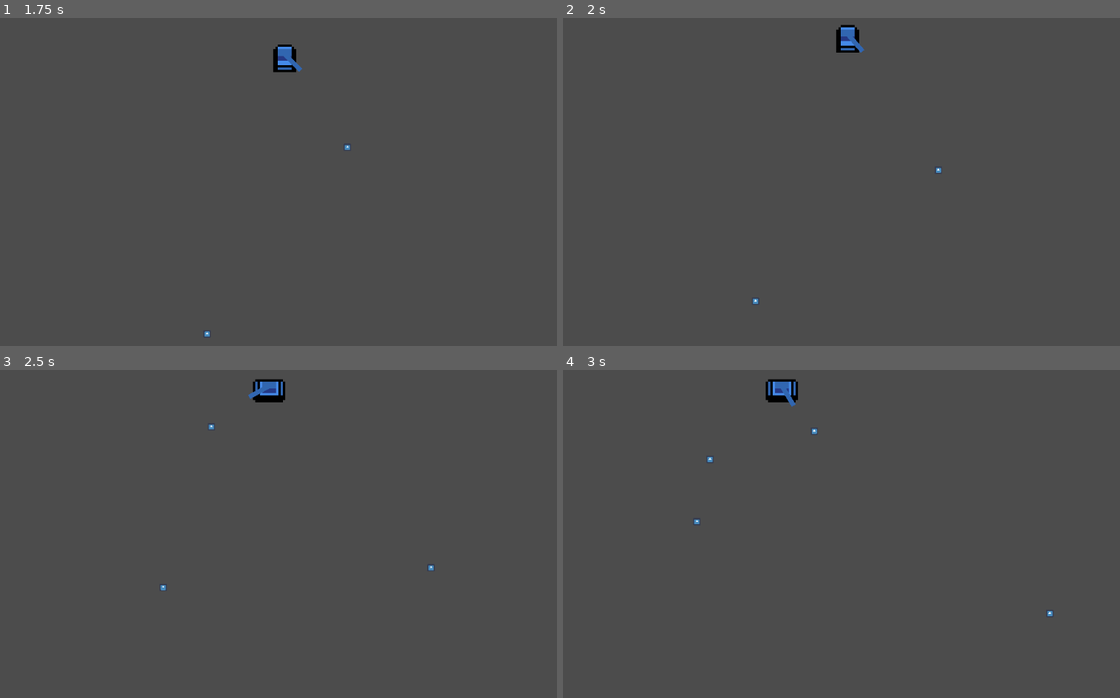
Above: before the commit, frames 1-4 (two rows, left to right).
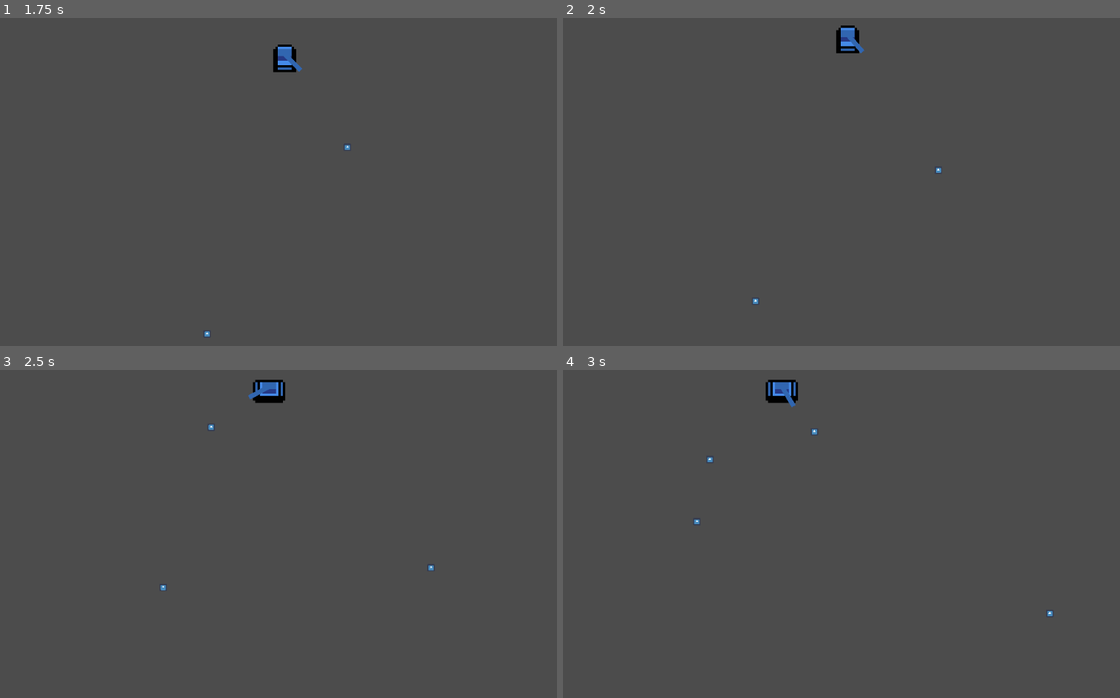
Above: after the commit, the same moments.

Repository: jpcerrone/TanksGodot
Game: Godot game, scene res://Main.tscn
The game is run twice, just before and just after one commit, with the same random seed, the same clock (stepped at 60 frames per second) and the same inputs. The engine's default icon, where the game draws it, is replaced by a stand-in: a white triangle on a blue panel in a dark square.
Inputs (mouse positions are in pixels of both pictures, inside the frame that each line leads up to):
- Up to frame 1 (1.75 s): tap Enter at 0.5 s; move the mouse to (250, 250) at 0.52 s; hold W (move_up) from 0.53 s (still down); click (250, 250) at 0.6 s; move the mouse to (456, 234) at 1.27 s; click (456, 234) at 1.35 s
- Up to frame 2 (2 s): keep holding W (move_up)
- Up to frame 3 (2.5 s): move the mouse to (100, 484) at 2.02 s; release W (move_up) at 2.03 s; hold A (move_left) from 2.03 s (still down); click (100, 484) at 2.1 s
- Up to frame 4 (3 s): keep holding A (move_left); move the mouse to (869, 534) at 2.77 s; click (869, 534) at 2.85 s

Frame 1 is identical in both runs. In frame 2, less than 0.1% of the frame differs, in the area x 49-55%, y 2-11%; in frame 3, 0.1%, in the area x 37-52%, y 2-19%; in frame 4, 0.1%.

Commit message:
bullets mutual destruction and endgame

Diff:
--- a/Bullet.gd
+++ b/Bullet.gd
@@ -13,17 +13,23 @@
 	position = initialPosition
 	self.velocity = initialVelocity
 	currentRebounds = 0
+	add_to_group("liveBullets")
+
+func destroy():
+	if (get_tree().get_nodes_in_group("liveBullets").has(self)):
+		remove_from_group("liveBullets")
+	queue_free()
 
 # Called every frame. 'delta' is the elapsed time since the previous frame.
 func _physics_process(delta):
 	var collision = move_and_collide(velocity*delta*speed)
 	if (collision):
-		if (collision.collider.get_groups().has("bulletBouncers")):
-			velocity = velocity.bounce(collision.normal)
-			currentRebounds += 1;
-			if (currentRebounds > maxRebounds):
-				Global.currentBullets -= 1
+		if (collision.collider.get_groups().has("destroyable")):
+			collision.collider.destroy()
+			self.destroy()
+		else:
+			if (currentRebounds >= maxRebounds):
 				queue_free()
-		else:
-			Global.currentBullets -= 1
-			queue_free()
+			else:
+				velocity = velocity.bounce(collision.normal)
+				currentRebounds += 1;
--- a/Bullet.tscn
+++ b/Bullet.tscn
@@ -6,7 +6,9 @@
 [sub_resource type="RectangleShape2D" id=1]
 extents = Vector2( 6.3483, 6.2126 )
 
-[node name="Bullet" type="KinematicBody2D"]
+[node name="Bullet" type="KinematicBody2D" groups=[
+"destroyable",
+]]
 script = ExtResource( 2 )
 
 [node name="Sprite" type="Sprite" parent="."]
@@ -15,3 +17,4 @@
 
 [node name="CollisionShape2D" type="CollisionShape2D" parent="."]
 shape = SubResource( 1 )
+one_way_collision_margin = 0.0
--- a/Global.gd
+++ b/Global.gd
@@ -1,3 +1 @@
 extends Node
-
-var currentBullets
--- a/Main.gd
+++ b/Main.gd
@@ -4,7 +4,7 @@
 
 # Called when the node enters the scene tree for the first time.
 func _ready():
-	Global.currentBullets = 0
+	pass
 
 # Called every frame. 'delta' is the elapsed time since the previous frame.
 func _physics_process(delta):
@@ -29,6 +29,5 @@
 		tankDirection = $PlayerTank.Direction.RIGHT
 	$PlayerTank.move(delta, tankDirection)
 
-	if (Global.currentBullets < maxBullets) && Input.is_action_just_pressed("shoot"):
+	if (get_tree().get_nodes_in_group("liveBullets").size() < maxBullets) && Input.is_action_just_pressed("shoot"):
 		$PlayerTank.shoot()
-		Global.currentBullets += 1
--- a/Main.tscn
+++ b/Main.tscn
@@ -224,7 +224,9 @@
 [node name="Main" type="Node2D"]
 script = ExtResource( 5 )
 
-[node name="PlayerTank" type="KinematicBody2D" parent="."]
+[node name="PlayerTank" type="KinematicBody2D" parent="." groups=[
+"destroyable",
+]]
 position = Vector2( 523.734, 293.146 )
 script = ExtResource( 2 )
 
@@ -259,23 +261,17 @@
 polygon = PoolVector2Array( -28.1995, 2.43475, -27.5553, -7.55121, -7.26123, -28.1673, 4.01318, -28.1673, 27.8506, -4.97418, 28.1727, 7.26666, 7.87872, 27.8828, -3.39575, 28.2049 )
 disabled = true
 
-[node name="Area2D" type="RigidBody2D" parent="." groups=[
-"bulletBouncers",
-]]
+[node name="Area2D" type="RigidBody2D" parent="."]
 collision_mask = 0
 mode = 1
 mass = 0.00102041
 
-[node name="CollisionShape2D" type="CollisionShape2D" parent="Area2D" groups=[
-"bulletBouncers",
-]]
-modulate = Color( 1, 0, 0, 1 )
-position = Vector2( 509.434, 12.2784 )
+[node name="CollisionShape2D" type="CollisionShape2D" parent="Area2D"]
+modulate = Color( 1, 0, 0, 1 )
+position = Vector2( 509.434, 13.2784 )
 shape = SubResource( 6 )
 
-[node name="CollisionShape2D2" type="CollisionShape2D" parent="Area2D" groups=[
-"bulletBouncers",
-]]
+[node name="CollisionShape2D2" type="CollisionShape2D" parent="Area2D"]
 modulate = Color( 1, 0, 0, 1 )
 position = Vector2( 513.789, 587.176 )
 shape = SubResource( 6 )
@@ -283,16 +279,12 @@
 "_edit_lock_": true
 }
 
-[node name="CollisionShape2D3" type="CollisionShape2D" parent="Area2D" groups=[
-"bulletBouncers",
-]]
+[node name="CollisionShape2D3" type="CollisionShape2D" parent="Area2D"]
 modulate = Color( 1, 0, 0, 1 )
 position = Vector2( 11.6997, 301.924 )
 shape = SubResource( 7 )
 
-[node name="CollisionShape2D4" type="CollisionShape2D" parent="Area2D" groups=[
-"bulletBouncers",
-]]
+[node name="CollisionShape2D4" type="CollisionShape2D" parent="Area2D"]
 modulate = Color( 1, 0, 0, 1 )
 position = Vector2( 1011.46, 296.393 )
 shape = SubResource( 7 )
--- a/Player.gd
+++ b/Player.gd
@@ -104,13 +104,13 @@
 	if (tankRotation < 0):
 		tankRotation = tankRotation + 2*PI
 
-	updateRotationAnimation(rotDelta)
+	updateRotationAnimation()
 
 	if (velocity != Vector2(0,0)):
 		velocity = velocity.normalized() * speed
 		velocity = move_and_slide(velocity)
 
-func updateRotationAnimation(rotDelta):
+func updateRotationAnimation():
 	if (tankRotation <= PI/8) || (tankRotation > 7*PI/4) :
 		$AnimationPlayer.current_animation = "vertical"
 	elif (tankRotation <= 3*PI/8):
@@ -137,3 +137,6 @@
 	var canonTipPosition = position + Vector2(50, 1).rotated($Cannon.rotation)
 	bullet.setup(canonTipPosition, (get_global_mouse_position() - position).normalized())
 	get_node("/root/Main").add_child(bullet)
+
+func destroy():
+	get_tree().quit()
